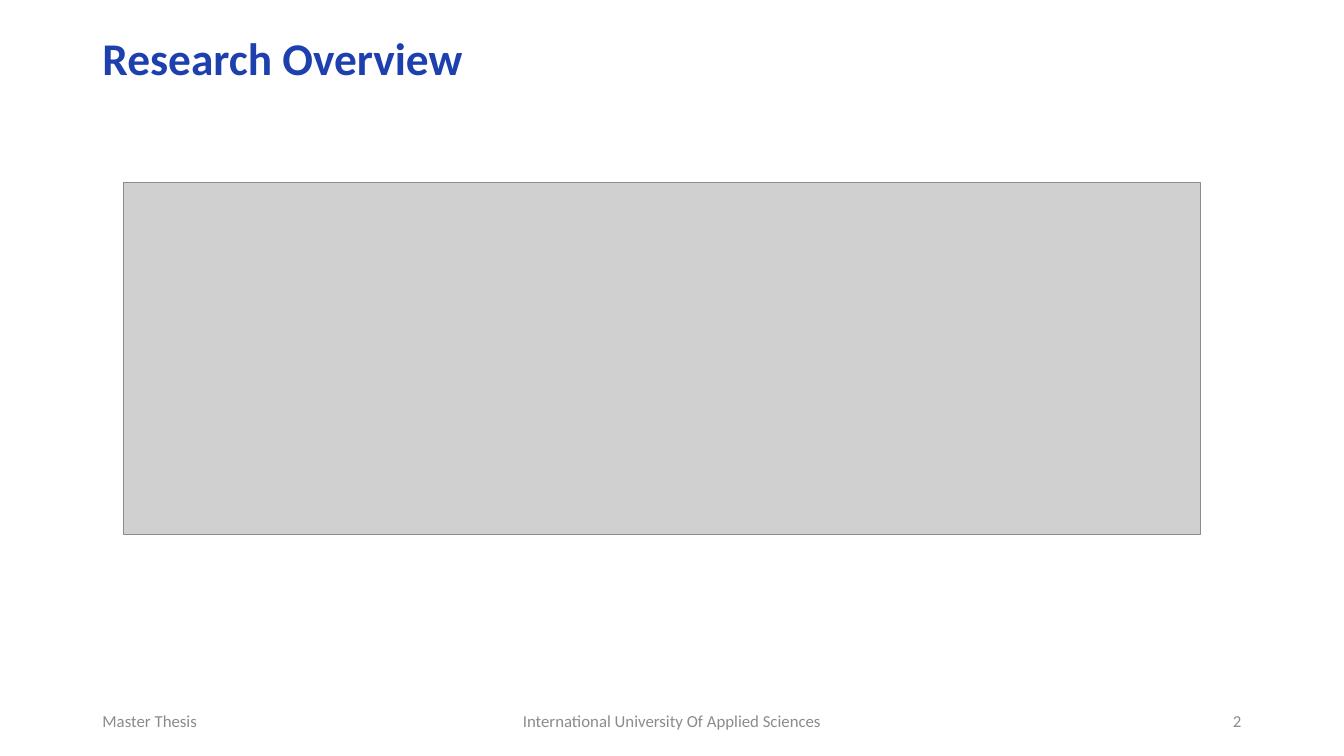
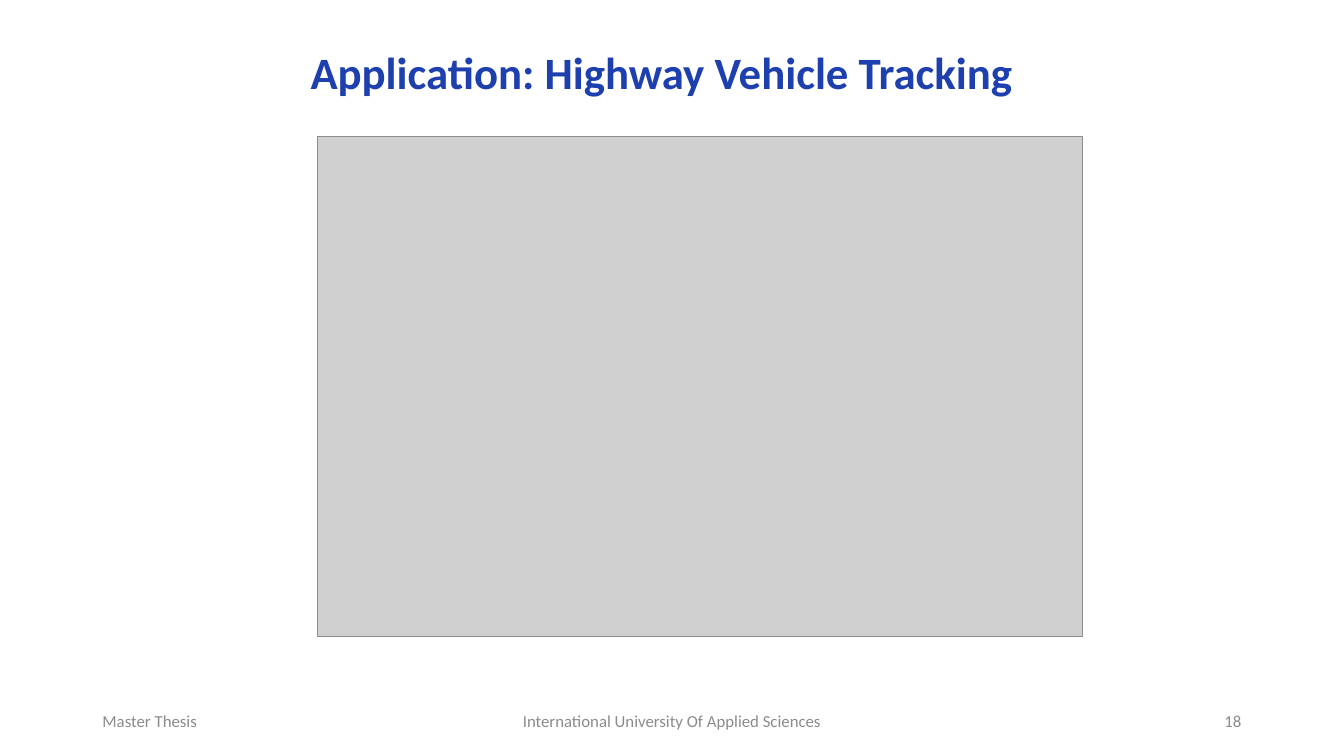
Before and after one commit to RajeshRamadas/yolov8-model-optimization, a slide deck: slide 18 of 01-Project-management/presentation/KnowledgeDistillation.pptx (slide 2 before the commit). Drawn at 1344x756 pixels with LibreOffice and Linux fonts; fonts in the diff are those of the drawing; grey boxes stand for pictures. Boxes give left, top, right and bottom in pixels: in the first picture for what was removed or moved away, otherwise in the second. Text is boxed around its words. In the diff, an @@ line names an element or a change of style, - is before the commit and + after.

```diff
--- a/01-Project-management/presentation/KnowledgeDistillation.pptx
+++ b/01-Project-management/presentation/KnowledgeDistillation.pptx
@@ title at bbox=[311, 57, 1012, 97]: text changed; size 32.4 to 32 pt @@
-Research Overview
+Application: Highway Vehicle Tracking
@@ picture: place and size @@
-picture at bbox=[123, 182, 1200, 534]
+picture at bbox=[318, 136, 1083, 637]
@@ page number at bbox=[1224, 715, 1241, 727]: text changed @@
-2
+18
```
Also in this commit, not shown: 4 other slides changed, 9 slides added, 2 slides removed.
